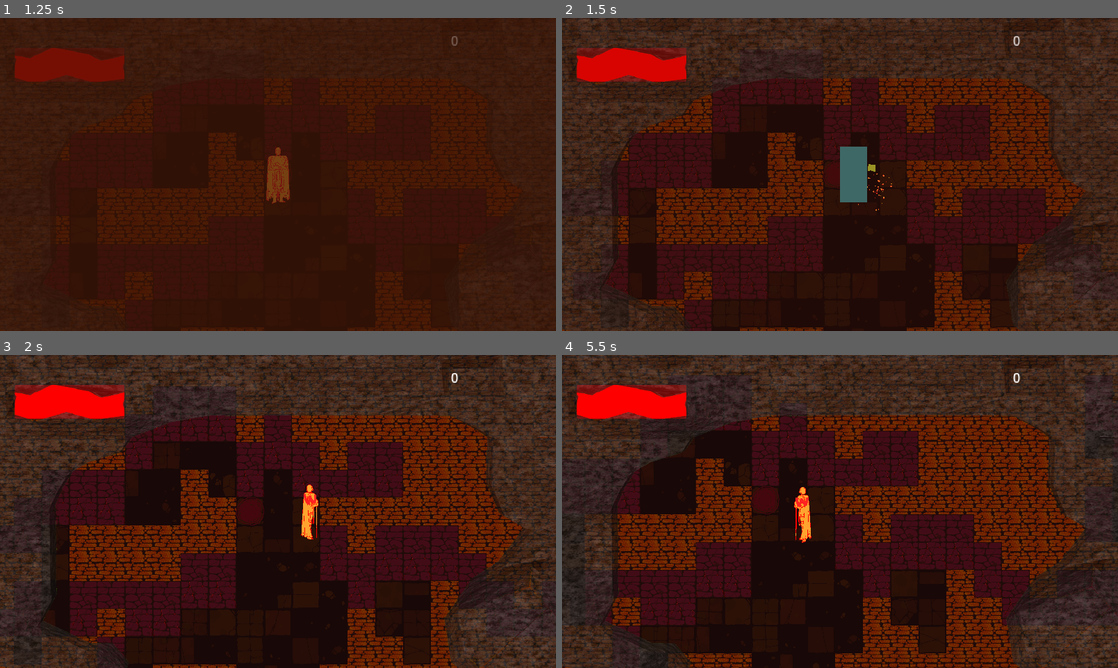
Above: before the commit, frames 1-4 (two rows, left to right).
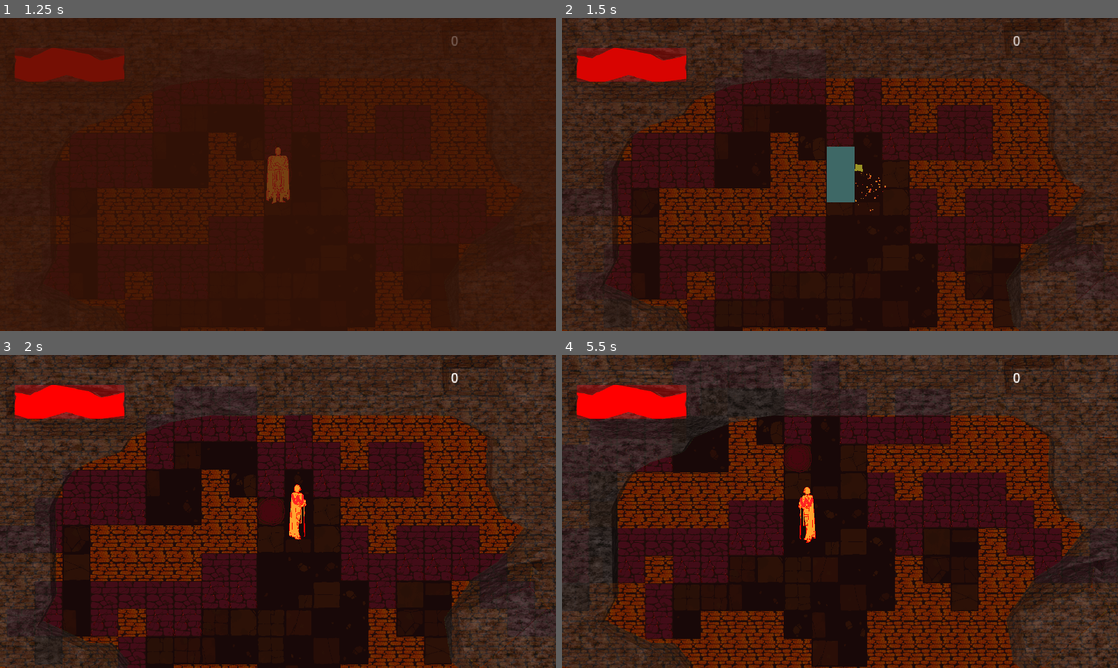
Above: after the commit, the same moments.

Repository: jible/capstone
Game: Godot game, scene res://scenes/testScenes/main_menu.tscn
Two runs of this game, one before a commit and one after it. Both use one fixed random seed, a clock stepped at 60 frames per second and the inputs below. The engine's default icon, where the game draws it, is replaced by a stand-in: a white triangle on a blue panel in a dark square.
Inputs (mouse positions are in pixels of both pictures, inside the frame that each line leads up to):
- Up to frame 1 (1.25 s): click (278, 252) at 0.5 s
- Up to frame 2 (1.5 s): move the mouse to (962, 158) at 1.27 s; hold Right (right) from 1.28 s (still down); hold Space (attack) from 1.28 s (still down)
- Up to frame 3 (2 s): keep holding Right (right); keep holding Space (attack)
- Up to frame 4 (5.5 s): move the mouse to (728, 527) at 2.02 s; release Right (right) at 2.03 s; release Space (attack) at 2.03 s; hold Down (down) 2.03-2.78 s; tap Space (attack) at 2.1, 3.6 s; move the mouse to (895, 442) at 2.77 s; hold Right (right) 2.78-3.53 s; hold Space (attack) 2.78-3.53 s; move the mouse to (812, 574) at 3.52 s; hold Tab (OpenUpgrades) 3.53-4.28 s; move the mouse to (1006, 558) at 4.27 s; hold Space (attack) 4.28-5.03 s; hold Left (left) from 4.28 s (still down); move the mouse to (673, 464) at 5.02 s

Frame 1 is identical in both runs. In frame 2, 13% of the frame differs, in the area x 0-100%, y 0-100%; in frame 3, 28%; in frame 4, 40%.

Commit message:
Player cannot move while attacking

Diff:
--- a/scripts/characters/player/states/attack.gd
+++ b/scripts/characters/player/states/attack.gd
@@ -8,7 +8,7 @@
 @export var speaker : AudioStreamPlayer2D
 @export var animation_name = "attack"
 @export var movement_details =  {
-	"moveable" : true
+	"moveable" : false
 }
 @export var particle_swing : CPUParticles2D
 
